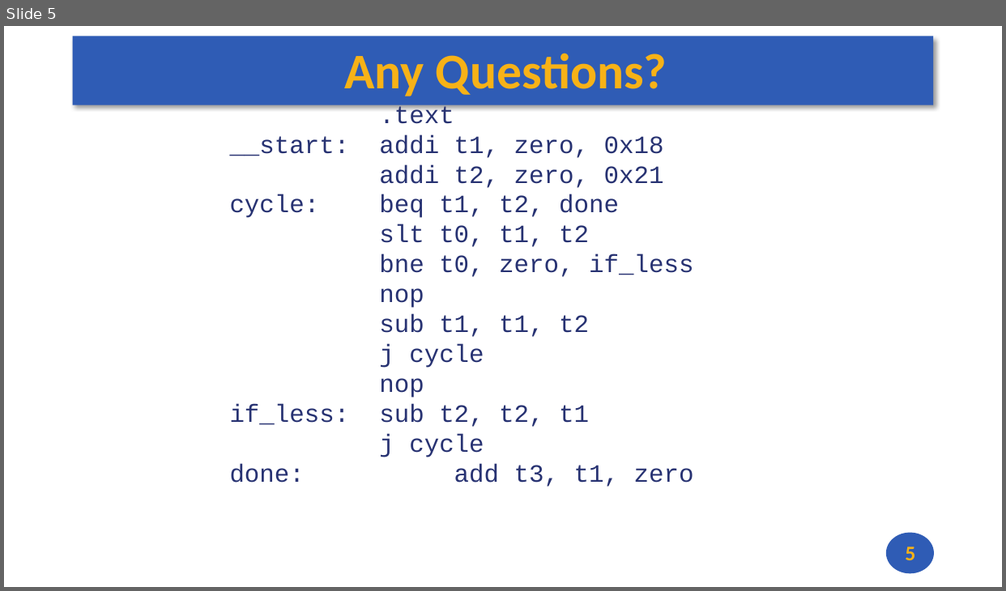
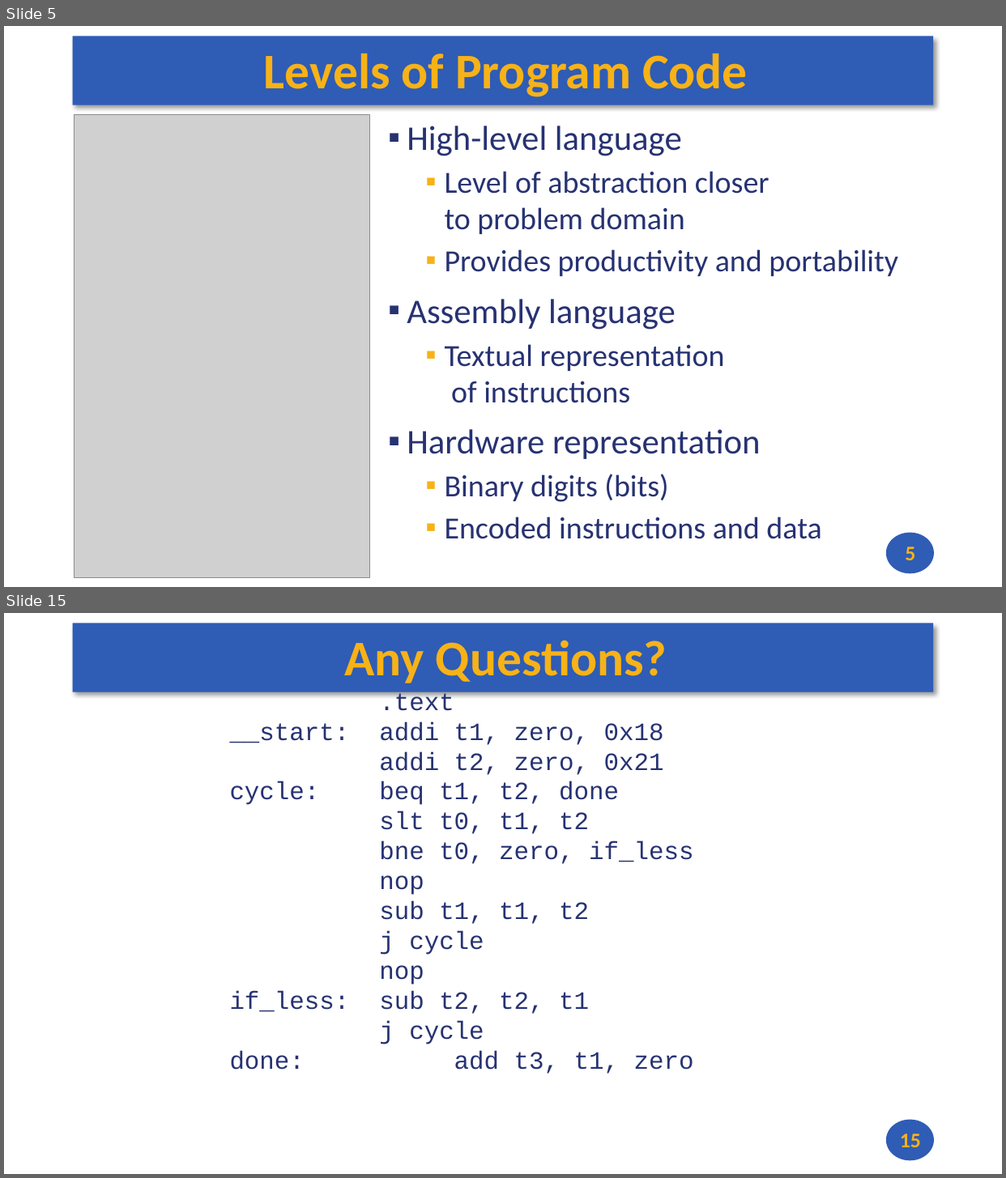
Before and after one commit to andrewt0301/hse-acos-course, a slide deck: docs/part1ca/03_CPU/CA_Lecture_03.pptx. Shown one above the other, each under a label of ours: slide 5 before the commit, slides 5 and 15 after it; the slides between them are not shown. The pictures are 1006x591 and 1006x1178 pixels, drawn with LibreOffice and Linux fonts; fonts in the diff are those of the drawing; grey boxes stand for pictures. Boxes give left, top, right and bottom in pixels: in the first picture for what was removed or moved away, otherwise in the second. Text is boxed around its words. In the diff, an @@ line names an element or a change of style, - is before the commit and + after.

```diff
--- a/docs/part1ca/03_CPU/CA_Lecture_03.pptx
+++ b/docs/part1ca/03_CPU/CA_Lecture_03.pptx
@@ slide 5 added at (4,26,1002,587), background #FFFFFF; not listed: 2 template elements that a slide beside it also shows @@
@@ title added at (264,54,748,97), 48 pt, text #F7B217, bold @@
+Levels of Program Code
@@ picture added at (74,115,369,578) @@
@@ text added at (407,126,898,540), 29.6 pt, text #273272 @@
+▪ High-level language
+  ▪ Level of abstraction closer
+    to problem domain
+  ▪ Provides productivity and portability
+▪ Assembly language
+  ▪ Textual representation
+    of instructions
+▪ Hardware representation
+  ▪ Binary digits (bits)
+  ▪ Encoded instructions and data
@@ page number added at (905,547,915,561), 20 pt, text #F7B217, bold @@
+5
@@ what was slide 5 is now slide 15 @@
@@ page number at (900,1134,921,1148): text changed @@
-5
+15
```
Also in this commit, not shown: 2 slides changed, 11 other slides added, 2 slides removed, 2 other files.
